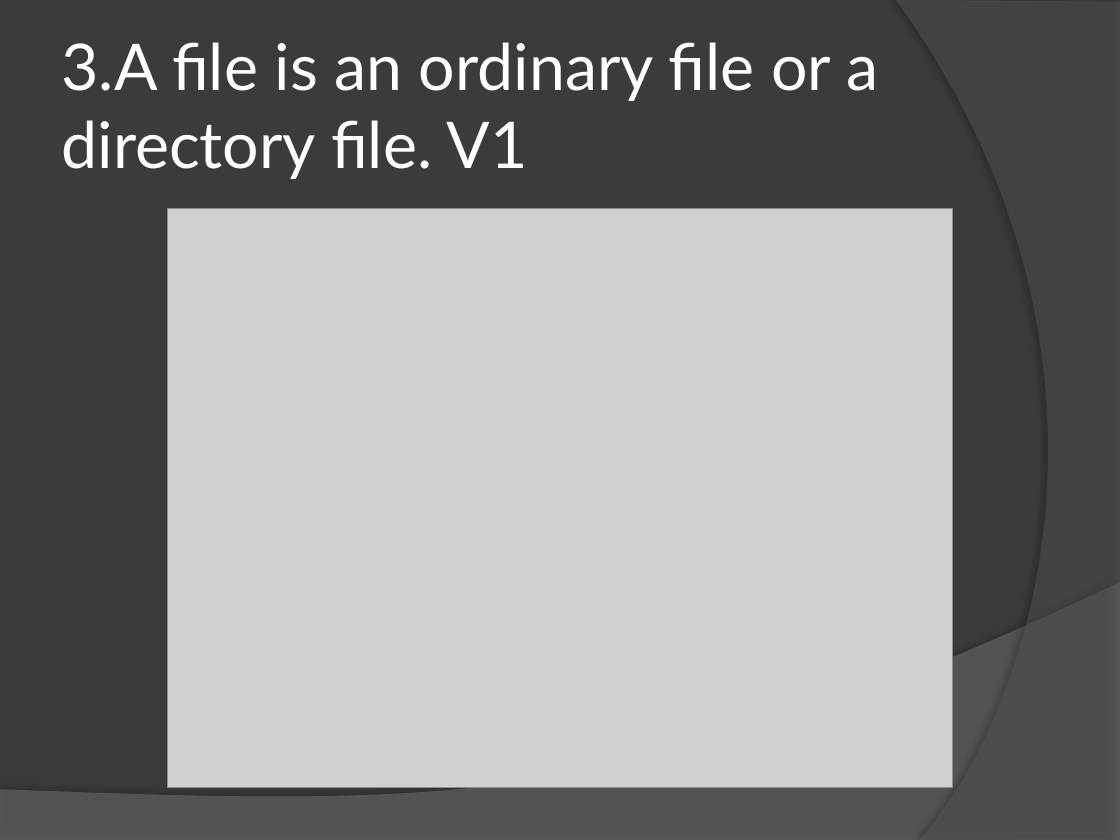
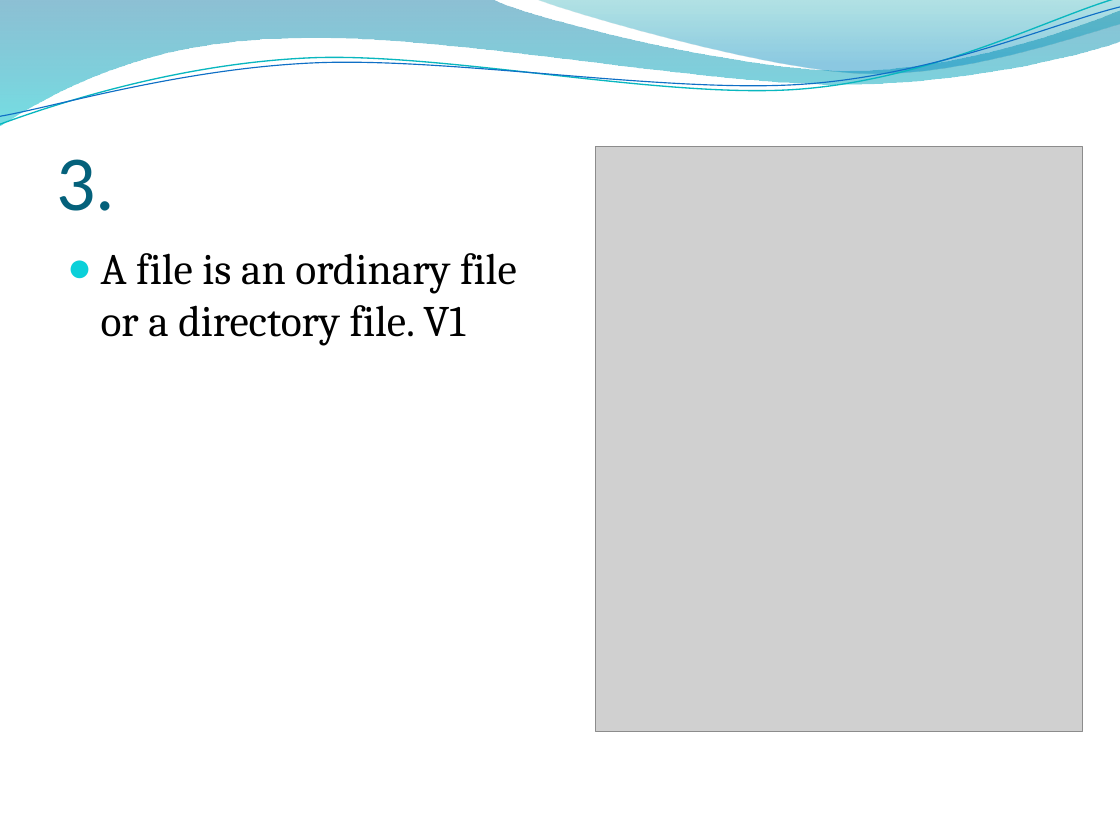
Before and after one commit to 2014-sed-team3/term-project, a slide deck: slide 4 of hw/hw304.pptx. Drawn at 1120x840 pixels with LibreOffice and Linux fonts; fonts in the diff are those of the drawing; grey boxes stand for pictures; background and template pictures are left out. Boxes give left, top, right and bottom in pixels: in the first picture for what was removed or moved away, otherwise in the second. Text is boxed around its words. In the diff, an @@ line names an element or a change of style, - is before the commit and + after.

```diff
--- a/hw/hw304.pptx
+++ b/hw/hw304.pptx
@@ background #3B3B3B to picture (left out) @@
@@ freeform shape added at (x1=0, y1=0, x2=1120, y2=127), fill gradient #0074A1 to #00C6CF @@
@@ freeform shape added at (x1=0, y1=0, x2=1120, y2=131), outline #0AB8BF 0.85 pt @@
@@ freeform shape added at (x1=0, y1=7, x2=1120, y2=125), outline #0F6FC6 0.75 pt @@
@@ freeform shape added at (x1=536, y1=0, x2=1120, y2=77), fill gradient #00A1A9 to #008BBF @@
@@ freeform shape removed at (x1=896, y1=0, x2=1120, y2=840) @@
@@ title "3." at (x1=56, y1=159, x2=115, y2=211): vertical alignment middle to bottom @@
@@ picture added at (x1=595, y1=147, x2=1082, y2=731) @@
@@ title at (x1=56, y1=159, x2=115, y2=211): text changed; size 41.4 to 50 pt; font Lato to Calibri; text colour #FFFFFF to #04617B @@
-3.A file is an ordinary file or a directory file. V1
+3.
@@ picture removed at (x1=168, y1=208, x2=953, y2=787) @@
@@ text added at (x1=101, y1=253, x2=517, y2=346), 28 pt, text #000000 @@
+● A file is an ordinary file or a directory file. V1
@@ freeform shape removed at (x1=0, y1=582, x2=1120, y2=840) @@
```
Also in this commit, not shown: 4 other slides changed, 3 other files.
